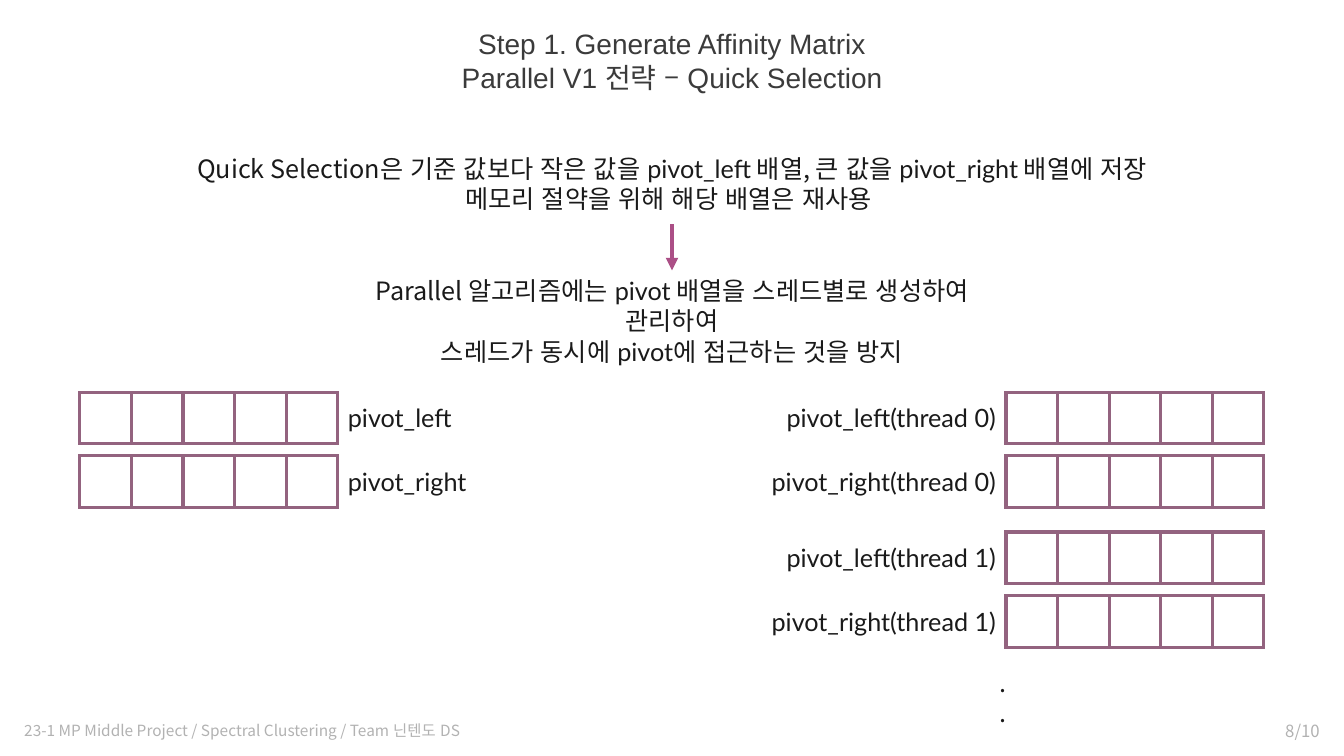
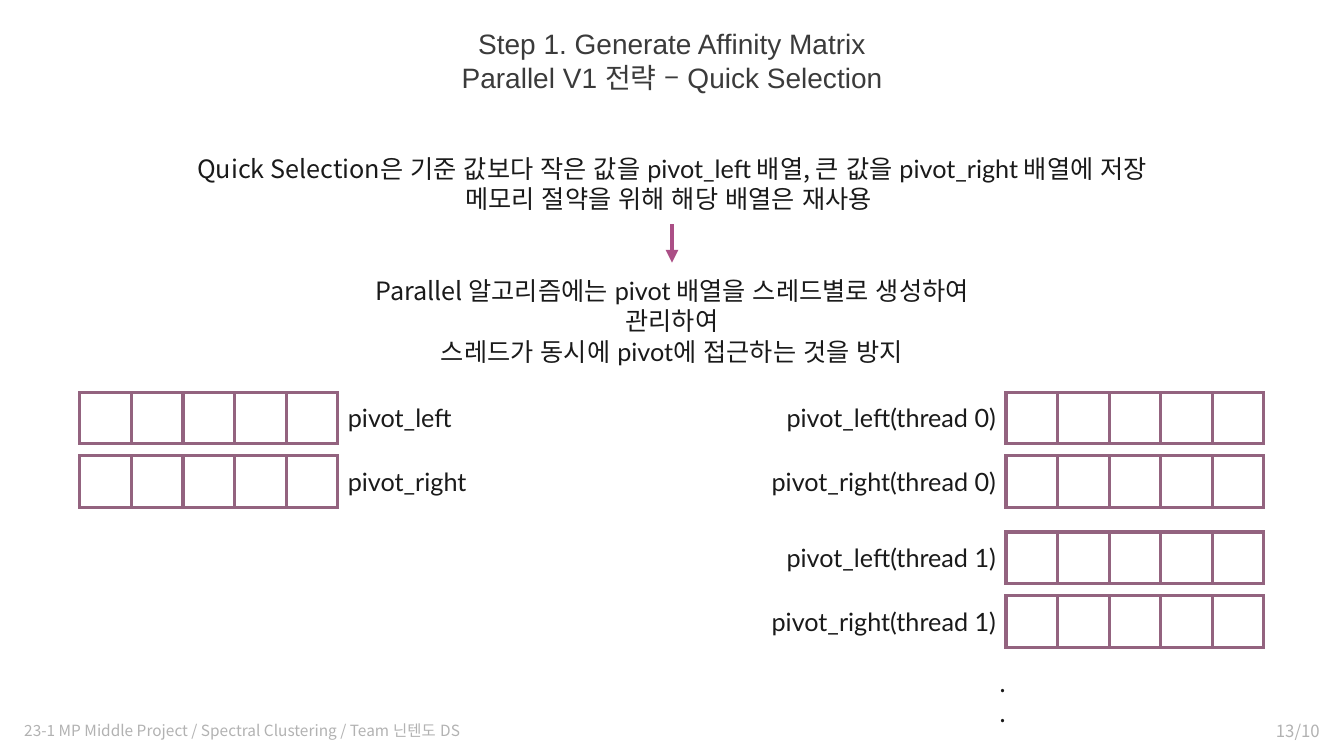
Before and after one commit to Ssunghyn/MP-Middle-Project, a slide deck: slide 13 of MP_Middle_Project/mp_presentation.pptx (slide 8 before the commit). Drawn at 1344x756 pixels with LibreOffice and Linux fonts; fonts in the diff are those of the drawing. Boxes give left, top, right and bottom in pixels: in the first picture for what was removed or moved away, otherwise in the second. Text is boxed around its words. In the diff, an @@ line names an element or a change of style, - is before the commit and + after.

```diff
--- a/MP_Middle_Project/mp_presentation.pptx
+++ b/MP_Middle_Project/mp_presentation.pptx
@@ arrow moved from (673, 225) - (673, 270) to (673, 225) - (673, 263) @@
@@ page number at [1276, 724, 1320, 740]: text changed @@
-8/10
+13/10
```
Also in this commit, not shown: 5 other slides changed, 5 slides added.
